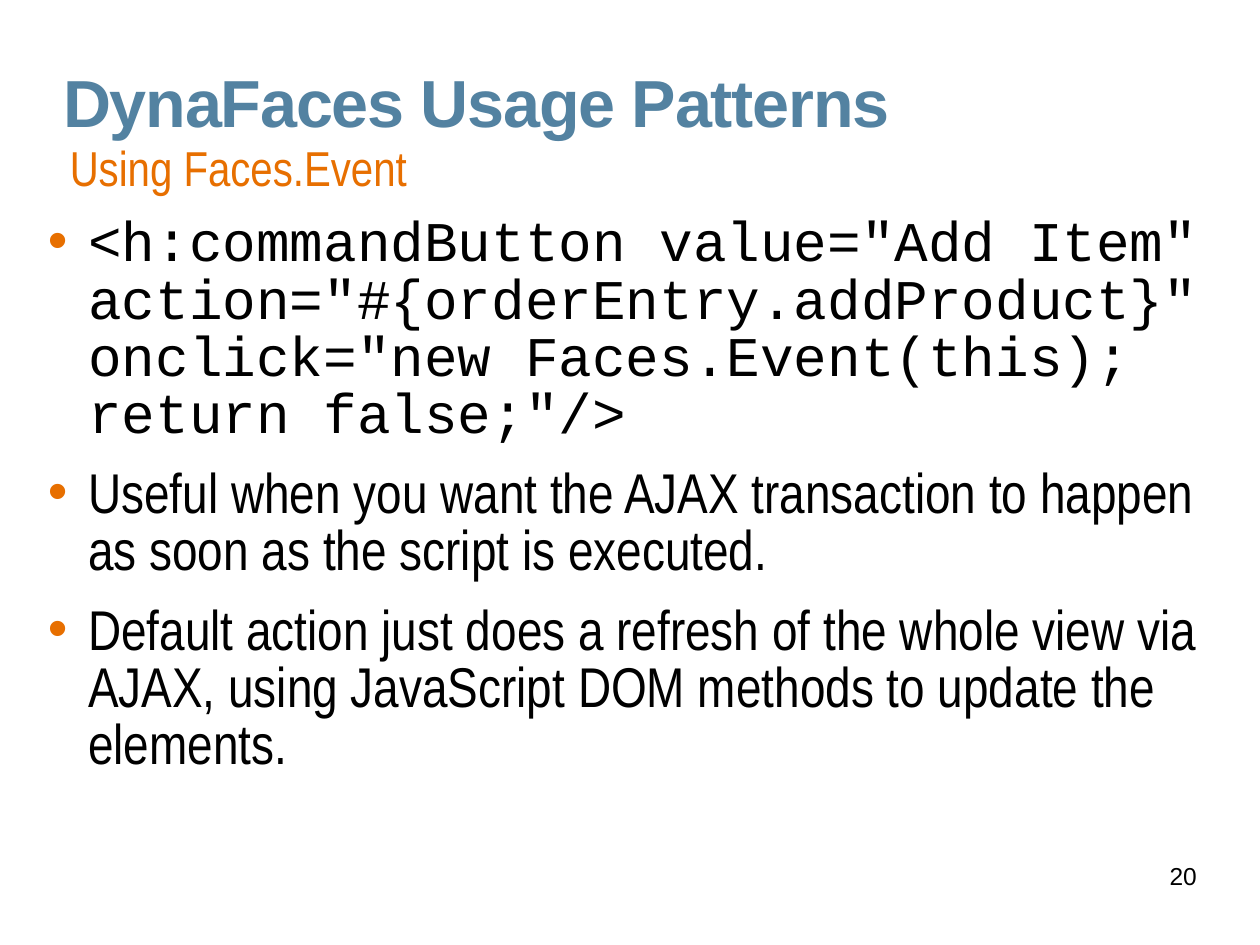
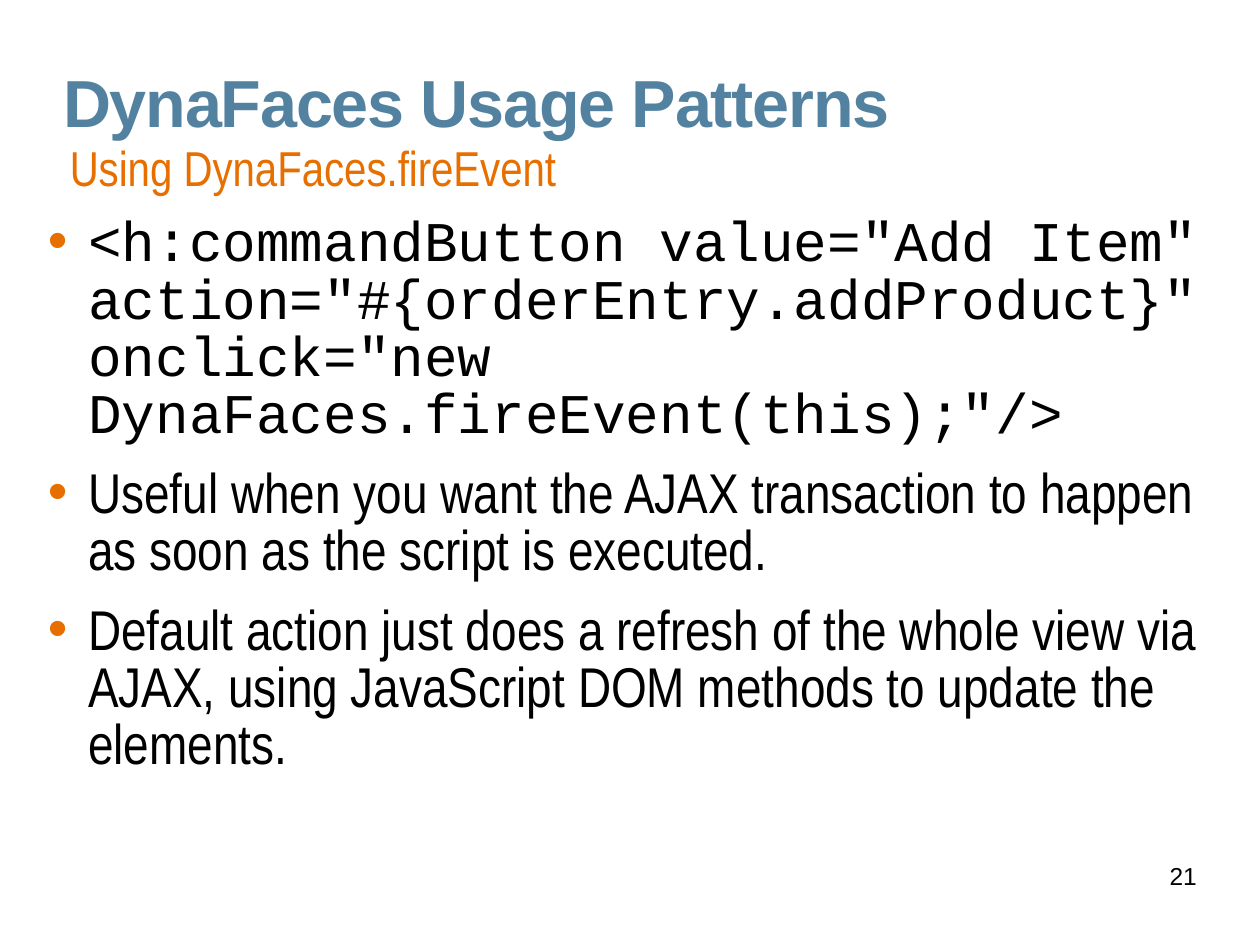
Before and after one commit to javaee/javaserverfaces-extensions, a slide deck: slide 21 of www/slides/dynafaces-advanced.odp (slide 20 before the commit). Drawn at 1260x945 pixels with LibreOffice and Linux fonts; fonts in the diff are those of the drawing; background and template pictures are left out. Boxes give left, top, right and bottom in pixels: in the first picture for what was removed or moved away, otherwise in the second. Text is boxed around its words. In the diff, an @@ line names an element or a change of style, - is before the commit and + after.

```diff
--- a/www/slides/dynafaces-advanced.odp
+++ b/www/slides/dynafaces-advanced.odp
@@ text at [70, 150, 557, 195]: text changed @@
-Using Faces.Event
+Using DynaFaces.fireEvent
@@ text at [88, 221, 1197, 445]: text changed @@
-• <h:commandButton value="Add Item" action="#{orderEntry.addProduct}" onclick="new Faces.Event(this); return false;"/>
+• <h:commandButton value="Add Item" action="#{orderEntry.addProduct}" onclick="new DynaFaces.fireEvent(this);"/>
@@ page number at [1170, 868, 1197, 885]: text changed @@
-20
+21
```
Also in this commit, not shown: 16 other slides changed, 2 slides added, 1 other file.
